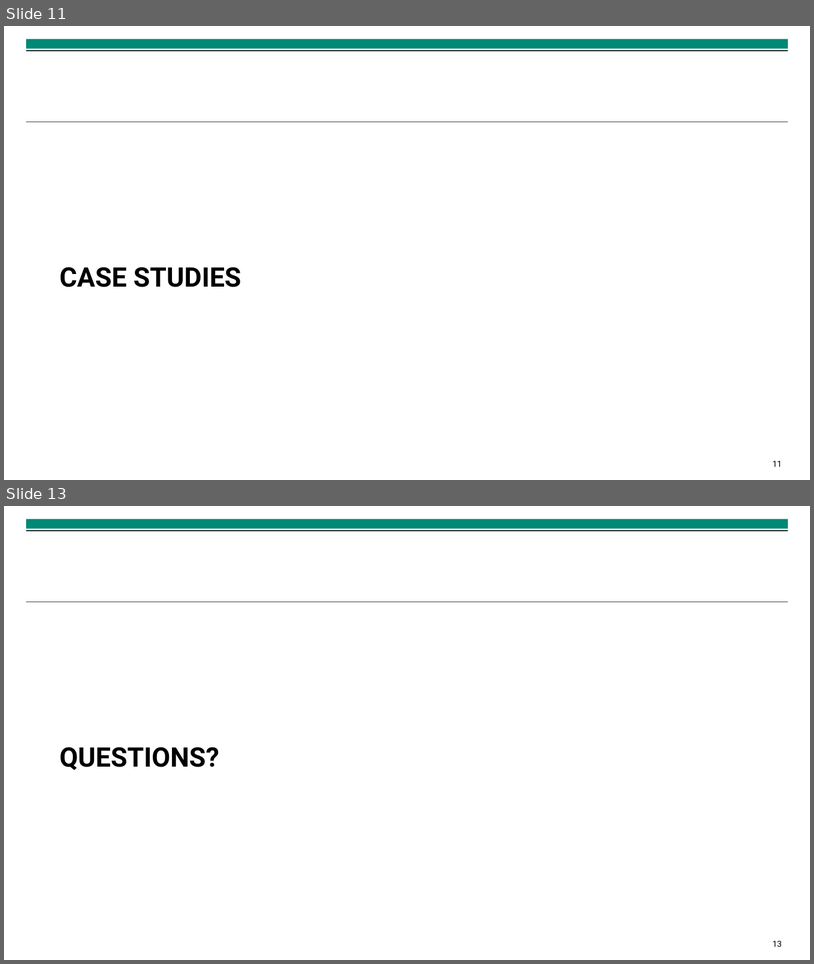
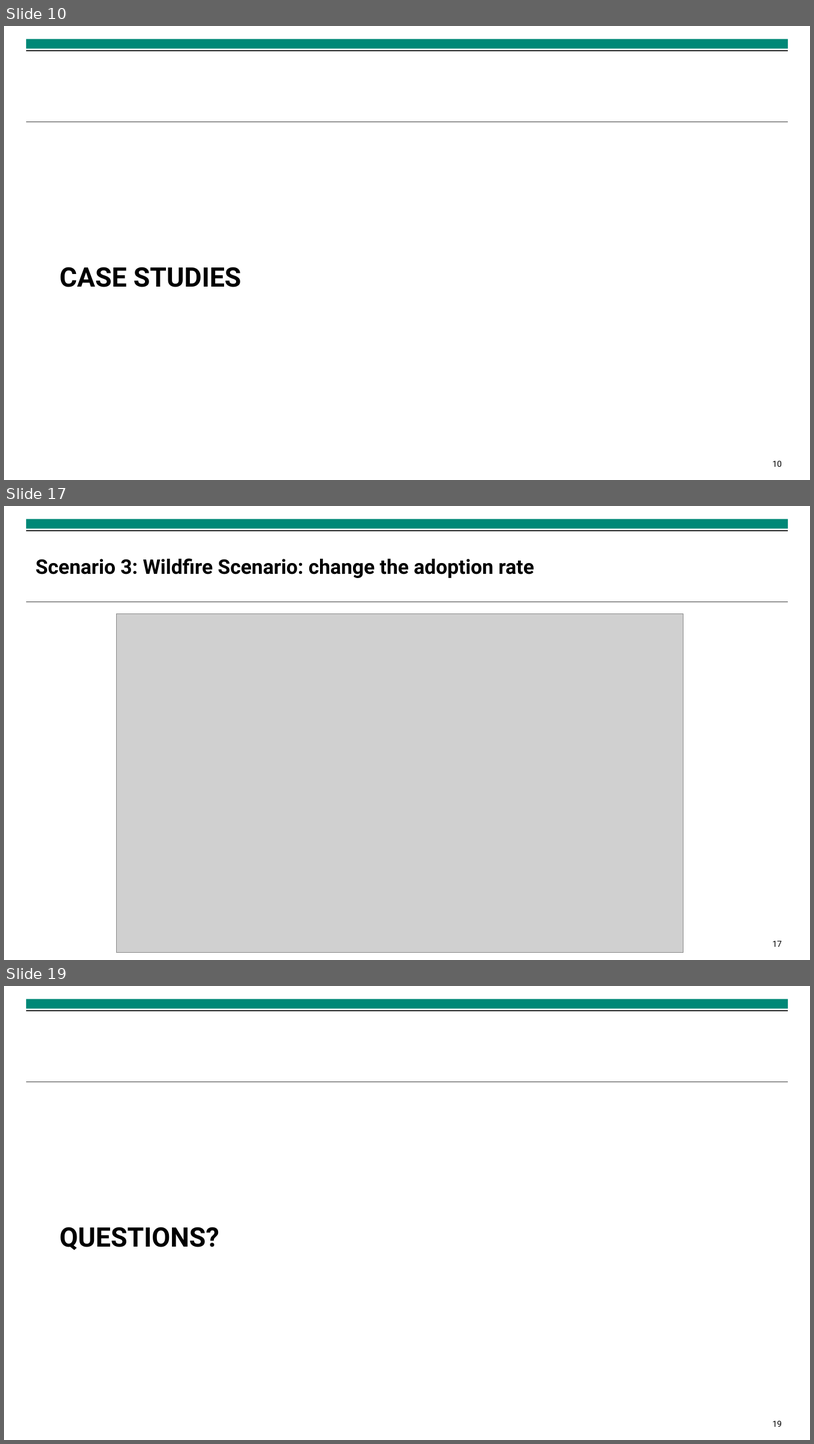
Before and after one commit to isabella-grieser/Modeling-and-Monitoring-Social-Media-Dynamics-to-predict-Electricity-Demand-Peaks, a slide deck: presentations/Finale Präsentation.pptx. Shown one above the other, each under a label of ours: slides 11 and 13 before the commit, slides 10, 17 and 19 after it; the slides between them are not shown. The pictures are 814x964 and 814x1444 pixels, drawn with LibreOffice and Linux fonts; fonts in the diff are those of the drawing; grey boxes stand for pictures; background and template pictures are left out. Boxes give left, top, right and bottom in pixels: in the first picture for what was removed or moved away, otherwise in the second. Text is boxed around its words. In the diff, an @@ line names an element or a change of style, - is before the commit and + after.

```diff
--- a/presentations/Finale Präsentation.pptx
+++ b/presentations/Finale Präsentation.pptx
@@ slide 17 added at (4,506,810,960), background #FFFFFF; not listed: 4 template elements that a slide beside it also shows @@
@@ title added at (36,558,534,578), 24 pt, text #000000, bold @@
+Scenario 3: Wildfire Scenario: change the adoption rate
@@ picture added at (117,613,683,952) @@
@@ what was slide 11 is now slide 10 @@
@@ page number at (773,460,782,466): text changed @@
-11
+10
@@ what was slide 13 is now slide 19 @@
@@ page number at (773,1420,782,1426): text changed @@
-13
+19
```
Also in this commit, not shown: 8 slides changed, 6 other slides added, 1 slide removed, 21 other files.
